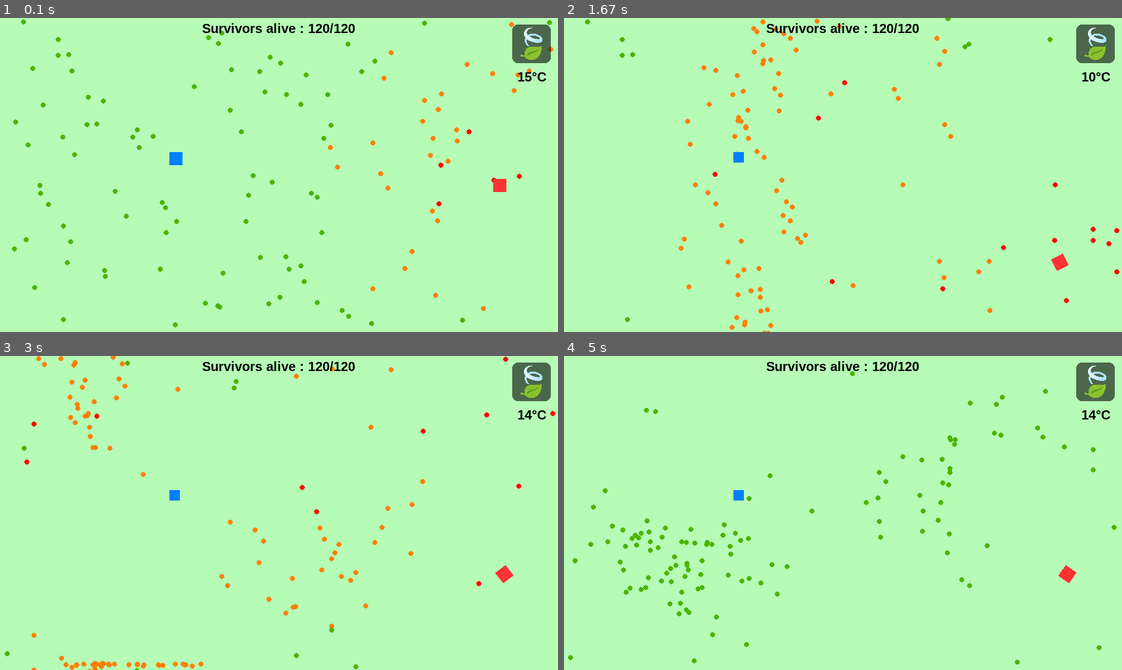
Above: before the commit, frames 1-4 (two rows, left to right).
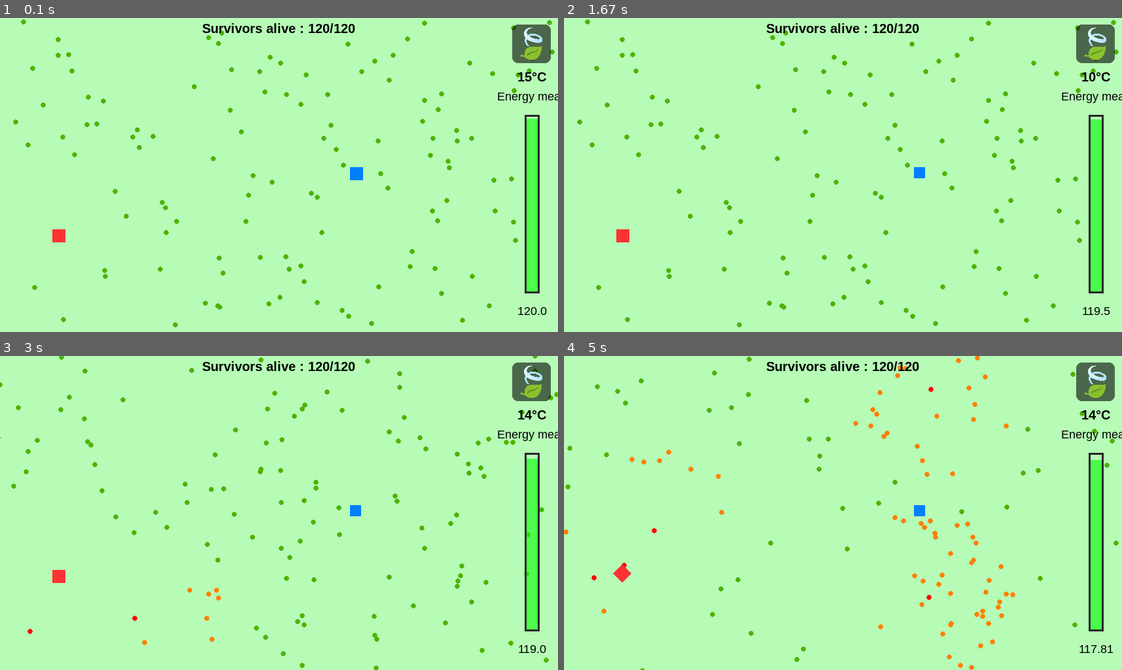
Above: after the commit, the same moments.

Repository: Kartmaan/survival-simulator
Game: pygame game, started from survivor_sim.py
Two runs of this game, one before a commit and one after it. Both use one fixed random seed, a clock stepped at 60 frames per second and the inputs below.
Inputs:
- Up to frame 1 (0.1 s): no input
- Up to frame 2 (1.67 s): no input
- Up to frame 3 (3 s): no input
- Up to frame 4 (5 s): no input

The runs differ from the first frame. In frame 1, 2.8% of the frame differs, in the area x 2-100%, y 1-95%; in frame 2, 4.3%; in frame 3, 4.3%; in frame 4, 4.5%, in the area x 0-100%, y 0-100%.

Commit message:
Energy mean gauge on HUD

Diff:
--- a/src/interface.py
+++ b/src/interface.py
@@ -5,6 +5,7 @@
 from pygame.math import Vector2
 
 from src.pygame_options import screen
+from src.utils import get_distance, get_center
 from src.style import colors, print_on_screen
 from src.survivor import Survivor
 from src.world import Watcher, Climate
@@ -111,7 +112,10 @@
 
 class Hud:
     """
-
+    Class representing the simulation interface.
+
+    This class is responsible for displaying visual information on the screen, such as weather conditions and survivor
+    statistics.
     """
     def __init__(self):
         # -------------------------------------------------------------------
@@ -119,13 +123,15 @@
         # -------------------------------------------------------------------
         self.screen_width = screen.width
         self.screen_height = screen.height
-
+        # ===================================================================
+        #                             CLIMATE
+        # ===================================================================
         # -------------------------------------------------------------------
         #                          CLIMATE SLOT
         # -------------------------------------------------------------------
         self.climate_slot_path: str = os.path.join("assets", 'hud', "climate_slot.png")
         self.climate_slot_image: pygame.Surface = pygame.image.load(self.climate_slot_path)
-        self.climate_slot_image.set_alpha(150)
+        self.climate_slot_image.set_alpha(150) # Opacity
 
         self.climate_slot_pos: Vector2 = Vector2(0, 0)
         self.climate_slot_screen_ratio = 0.07
@@ -147,10 +153,34 @@
         self.hot_climate_path: str = os.path.join("assets", 'hud', "hot.png")
         self.hot_climate_image: pygame.Surface = pygame.image.load(self.hot_climate_path)
 
+        # Climate images size
         self.climate_image_pos: Vector2 = Vector2(0, 0)
         self.climate_image_slot_ratio = 0.9
-        self.climate_image_size = 1
+        self.climate_image_size: Optional[float] = None
         self.current_climate_image: pygame.Surface = self.temperate_climate_image
+        # -------------------------------------------------------------------
+        #                        ENERGY MEAN GAUGE
+        # -------------------------------------------------------------------
+        # Colors
+        self.frame_color = colors["GAUGE_FRAME"]
+        self.start_color = colors["GAUGE_START"]
+        self.end_color = colors["GAUGE_END"]
+        self.gauge_alpha: int = 150 # Opacity
+
+        # Position
+        self.gauge_pos: Optional[Vector2] = None
+
+        # Sizes
+        self.gauge_height_ratio: float = 0.7
+        self.gauge_height: float = self.screen_height * self.gauge_height_ratio
+        self.gauge_width_ratio: float = 0.4
+        self.gauge_width: Optional[float] = self.climate_slot_edge * self.gauge_width_ratio
+        self.frame_thickness = 3
+
+        # Values
+        self.current_value: Optional[float] = None
+        self.max_value: Optional[float] = None
+
         # -------------------------------------------------------------------
         #                              TEXT
         # -------------------------------------------------------------------
@@ -163,12 +193,94 @@
         # -------------------------------------------------------------------
         self.current_climate: Climate = Climate.TEMPERATE
         self.watcher: Optional[Watcher] = None
+        self.survivor_zero: Survivor = Survivor(0, 0)
 
         # -------------------------------------------------------------------
         #                       SCALING & POSITIONING
         # -------------------------------------------------------------------
+        # Scaling and positioning of all elements except the gauge.
         self.scaling()
         self.positioning()
+
+        # The gauge is scaled and positioned after the other HUD elements, since it uses the position of the climate
+        # slot after its scaling and positioning.
+        self.gauge_scaling()
+        self.gauge_positioning()
+
+    def interpolate_gauge_color(self, ratio:float) -> tuple[int, int, int, int]:
+        """
+        Interpole between two colors based on ratio.
+        ratio = 1 → start color.
+        ratio = 0 → end color.
+
+        The gauge is colored 'self.start_color' when the measured value is at its maximum, and changes to
+        'self.end_color' by gradient as the value decreases.
+
+        Returns:
+            tuple: Adjusted color + alpha value
+        """
+        r = int(self.start_color[0] * ratio + self.end_color[0] * (1 - ratio))
+        g = int(self.start_color[1] * ratio + self.end_color[1] * (1 - ratio))
+        b = int(self.start_color[2] * ratio + self.end_color[2] * (1 - ratio))
+
+        return r, g, b, self.gauge_alpha
+
+    def gauge_scaling(self):
+        """
+        Scales gauge.
+
+        - Gauge width is a fraction of the width of 'climate_slot' (which has already been scaled and positioned).
+        - Gauge height is a fraction of the distance from the temperature text position to the bottom of the window.
+        """
+        # y distance between temperature txt and screen bottom
+        temp_to_bottom_dist = get_distance(self.txt_temperature_pos, Vector2(self.txt_temperature_pos.x, screen.height))
+        self.gauge_height = temp_to_bottom_dist * self.gauge_height_ratio
+        self.gauge_width = self.climate_slot_edge * self.gauge_width_ratio
+
+    def gauge_positioning(self):
+        """
+        Gauge positioning.
+
+        The center of the gauge is positioned at the midpoint between the temperature text and the bottom of the screen.
+        """
+        # Midpoint between temperature text and bottom screen
+        middle = get_center(self.txt_temperature_pos, Vector2(self.txt_temperature_pos.x, screen.height))
+
+        x = middle.x - self.gauge_width // 2
+        y = middle.y - self.gauge_height // 2
+        self.gauge_pos = Vector2(x, y)
+
+    def draw_gauge(self, value: float, max_value: int):
+        """
+        Draws gauge on screen.
+
+        Args:
+            value (float): Value to be displayed on the gauge
+            max_value (float): Maximum value of the 'value' argument. Used to adjust gauge progression.
+        """
+        # Size and position recovery
+        x = self.gauge_pos.x
+        y = self.gauge_pos.y
+        width = self.gauge_width
+        height = self.gauge_height
+
+        # Creating the surface on which the gauge will be drawn
+        fill_surface = pygame.Surface((width, height), pygame.SRCALPHA)
+
+        # Gauge height adjustment based on current value and max. value
+        fill_height = int((value / max_value) * (height - self.frame_thickness * 2))
+
+        # Gauge color adjusts to current value, proportional to max. value
+        fill_color = self.interpolate_gauge_color(value / max_value)
+
+        # Drawing of gauge at height adjusted to current value
+        pygame.draw.rect(fill_surface, fill_color, (0, height - fill_height, width, fill_height))
+
+        # Gauge display
+        screen.blit(fill_surface, (x, y))
+
+        # Drawing gauge frame displayed over it
+        pygame.draw.rect(screen, self.frame_color, (x, y, width, height), self.frame_thickness)
 
     def scaling(self):
         """
@@ -218,7 +330,7 @@
         self.climate_image_pos = Vector2(climate_x, climate_y)
 
         # -------------------------------------------------------------------
-        #                       TEXT POSITIONING
+        #                        TEXT POSITIONING
         # -------------------------------------------------------------------
         # TEMPERATURE TEXT
         # The temperature display is positioned under the climate slot.
@@ -275,7 +387,29 @@
         print_on_screen(screen, self.txt_survivors_alive_pos, txt=txt, font_size=20, bold=True)
 
         # -------------------------------------------------------------------
-        #                         SHOW EVERYTHING
+        #                         SHOW CLIMATE SLOT
         # -------------------------------------------------------------------
         screen.blit(self.climate_slot_image, self.climate_slot_pos)
         screen.blit(self.current_climate_image, self.climate_image_pos)
+
+        # -------------------------------------------------------------------
+        #                            SHOW GAUGE
+        # -------------------------------------------------------------------
+        # Gauge title txt
+        offset_from_gauge_top = 40
+        title_pos_x = (self.gauge_pos.x + self.gauge_width // 2)
+        title_pos_y = (self.gauge_pos.y + self.gauge_width // 2) - offset_from_gauge_top
+        title_pos = Vector2(title_pos_x, title_pos_y)
+
+        print_on_screen(screen, title_pos, txt="Energy mean", font_size=18)
+
+        # Gauge value txt
+        offset_from_gauge_bottom = 25
+        value_pos_x = title_pos_x
+        value_pos_y = (self.gauge_pos.y + self.gauge_height) + offset_from_gauge_bottom
+        value_pos = Vector2(value_pos_x, value_pos_y)
+
+        print_on_screen(screen, value_pos, txt=f"{round(self.watcher.energy_mean, 2)}", font_size=18)
+
+        # Show gauge
+        self.draw_gauge(self.watcher.energy_mean, self.survivor_zero.energy_default)
--- a/src/style.py
+++ b/src/style.py
@@ -58,12 +58,15 @@
     "DANGER" : [255, 51, 51, 255], # ALPHA
 
     # -------------------------------------------------------------------
-    #                        INTERFACE COLORS
+    #                        INTERFACE / HUD COLORS
     # -------------------------------------------------------------------
     # Colors in the final simulation interface.
 
     "INTERFACE" : [176,224,230],
-    "SHOWCASE" : [240,255,240]
+    "SHOWCASE" : [240,255,240],
+    "GAUGE_FRAME" : [40, 40, 40],
+    "GAUGE_START" : [0, 255, 0],
+    "GAUGE_END" : [15, 15, 15]
 }
 
 def print_on_screen(screen: pygame.Surface, pos: Vector2 = Vector2(0, 0), ref_pos: str = "center", bold: bool = False,
--- a/src/survivor.py
+++ b/src/survivor.py
@@ -101,7 +101,7 @@
         self.survivor_radius_showcase = self.survivor_radius_default * 5
 
         # Sensory radius
-        self.sensory_radius_default = self.survivor_radius * 20
+        self.sensory_radius_default = self.survivor_radius * 15
         self.sensory_radius = self.survivor_radius_default
 
         # -------------------------------------------------------------------
--- a/src/utils.py
+++ b/src/utils.py
@@ -17,6 +17,20 @@
   #distance = np.linalg.norm(np.array(p2) - np.array(p1))
   distance = p1.distance_to(p2)
   return distance
+
+def get_center(p1: Vector2, p2: Vector2) -> Vector2:
+    """
+    Returns the midpoint between two coordinates.
+
+    Args:
+        p1 (Vector2): First coordinates.
+        p2 (Vector2): Second coordinates.
+
+    Returns:
+        Vector2 : Midpoint coordinates.
+    """
+    center = (p1 + p2) / 2
+    return center
 
 def current_time() -> float:
     """Returns the number of seconds since Pygame was
--- a/survivor_sim.py
+++ b/survivor_sim.py
@@ -64,10 +64,11 @@
 # ===================================================================
 # The Danger is placed first, as its position will determine that of
 # Food. We make sure it's far enough from the edges of the surface so
-# that its attack animations are visible.
-
+# that its attack animations are visible. We also make sure that the
+# Danger is far enough away from the right side of the window, which
+# contains the HUD.
 danger_zero = Danger(0, 0)  # Danger model (not displayed)
-danger = Danger(np.random.randint(danger_zero.edge*3, WIDTH - danger_zero.edge*3),
+danger = Danger(np.random.randint(danger_zero.edge*3, WIDTH - danger_zero.edge*10),
                 np.random.randint(danger_zero.edge*3, HEIGHT - danger_zero.edge*3))
 
 # ===================================================================
